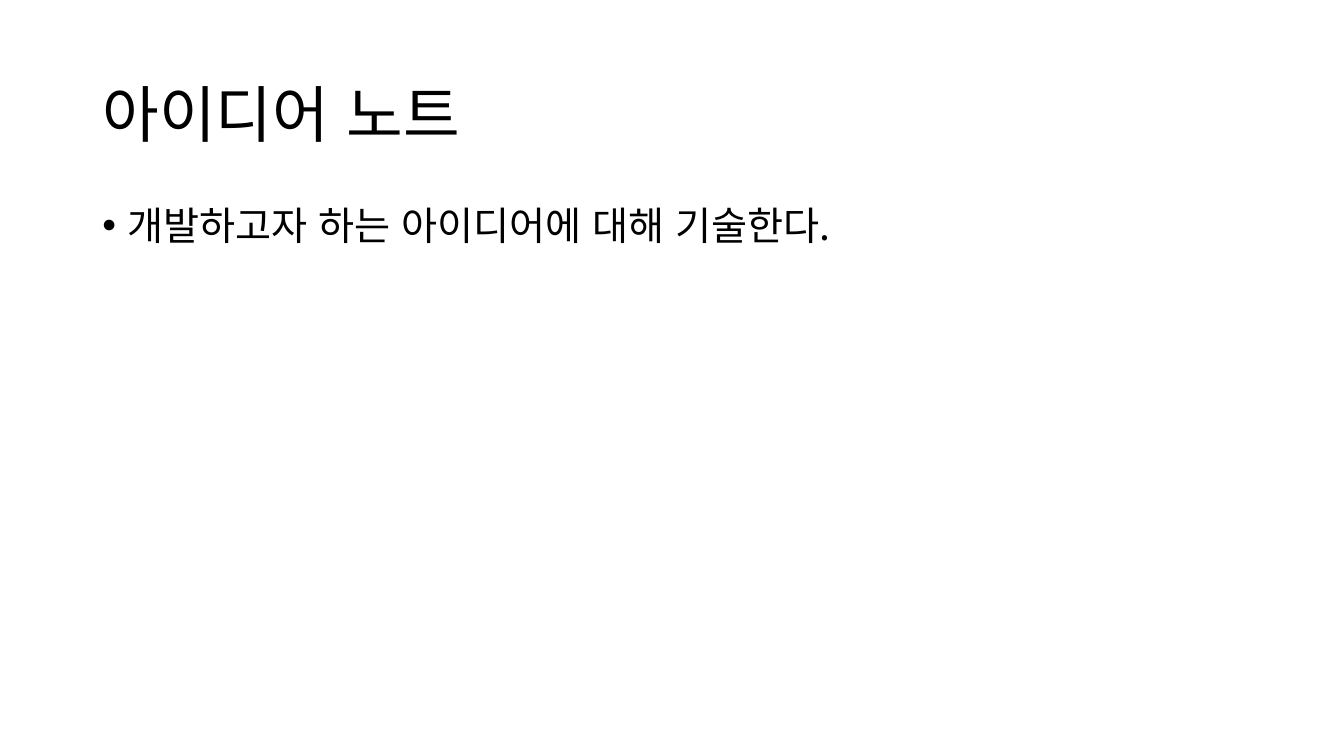
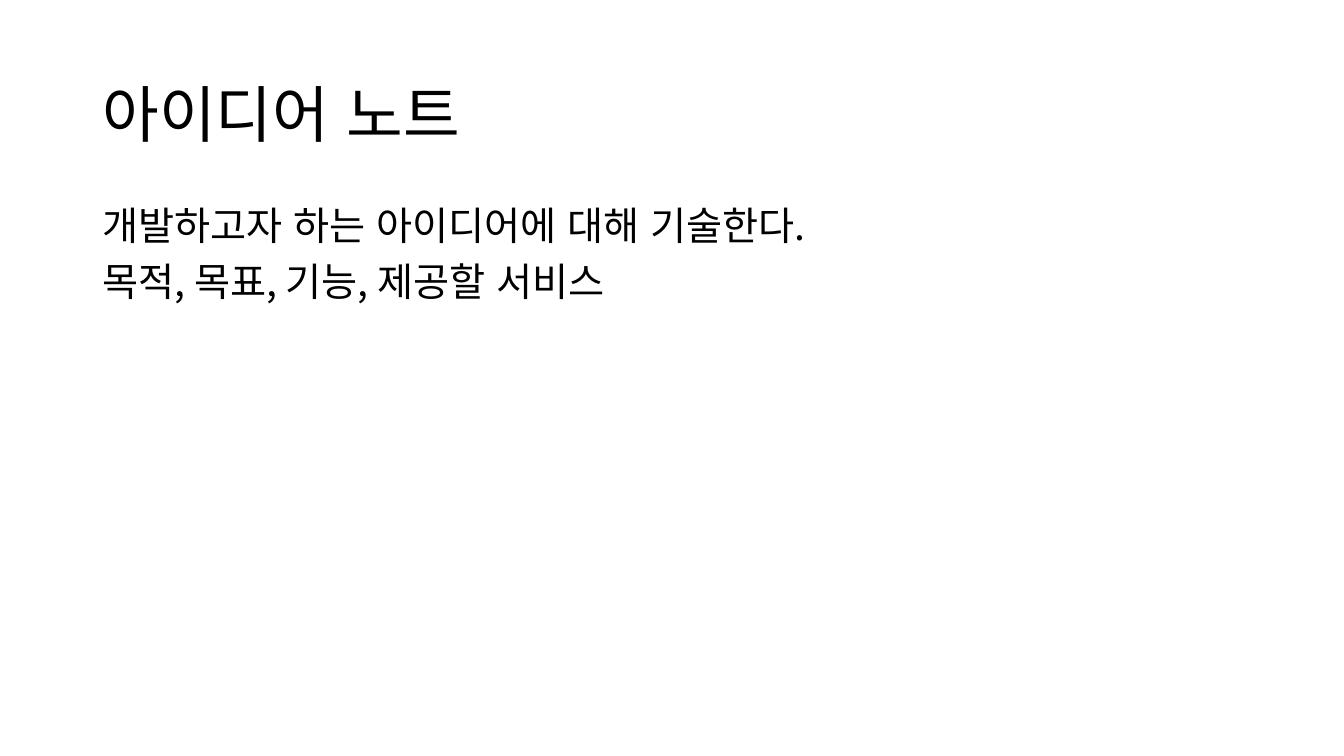
Before and after one commit to ChaeSung-Lee/DJ_InternShip, a slide deck: slide 5 of 2021_Summer/jp.hong/Project_BnD_jph.pptx (slide 4 before the commit). Drawn at 1344x756 pixels with LibreOffice and Linux fonts; fonts in the diff are those of the drawing. Boxes give left, top, right and bottom in pixels: in the first picture for what was removed or moved away, otherwise in the second. Text is boxed around its words. In the diff, an @@ line names an element or a change of style, - is before the commit and + after.

```diff
--- a/2021_Summer/jp.hong/Project_BnD_jph.pptx
+++ b/2021_Summer/jp.hong/Project_BnD_jph.pptx
@@ text at bbox=[102, 207, 805, 243]: bullet • to none @@
@@ text at bbox=[102, 263, 604, 303]: paragraph added @@
+목적, 목표, 기능, 제공할 서비스
```
Also in this commit, not shown: 2 other slides changed, 3 slides added.
